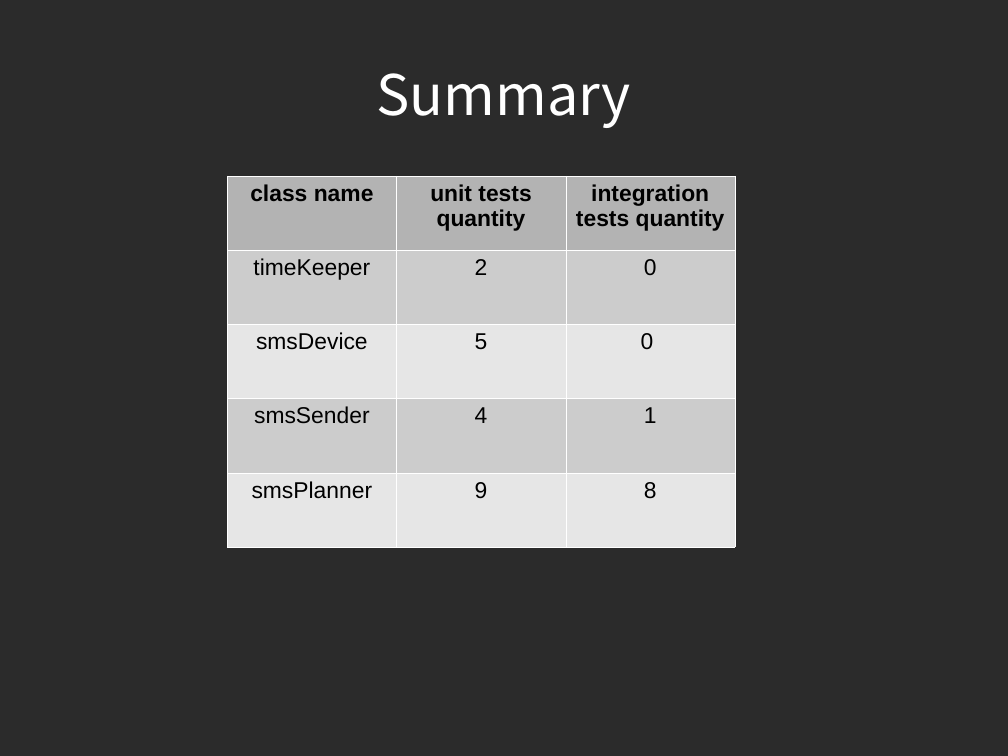
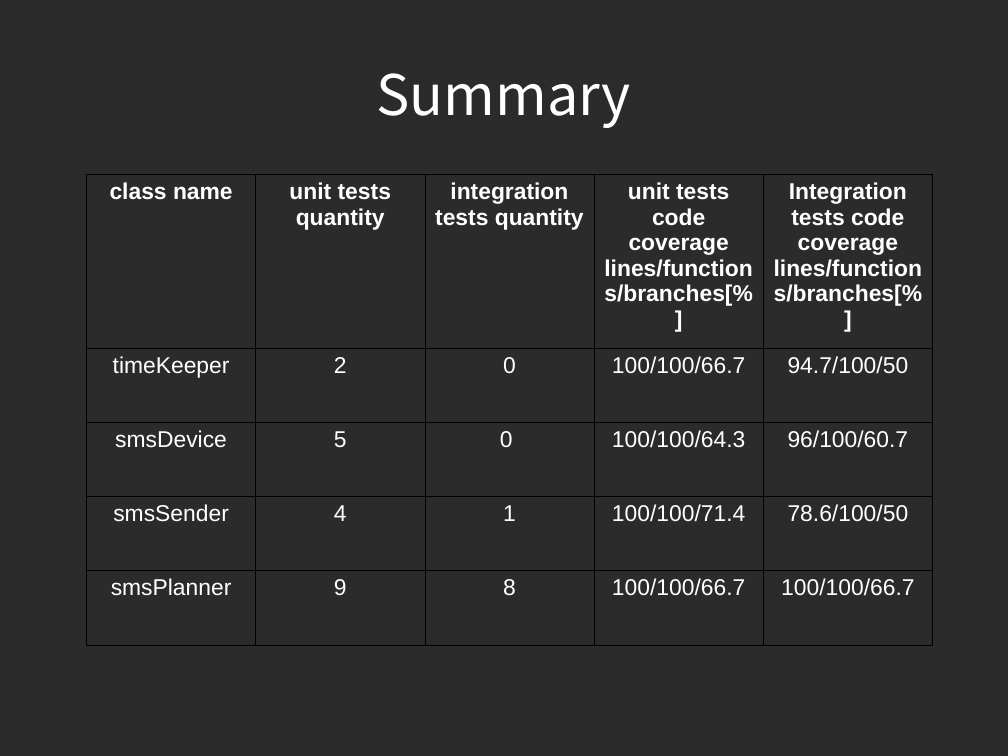
Before and after one commit to piotrek24061988/AutomaticTesting, a slide deck: slide 74 of module1/doc/AutomatedTesting.odp (slide 73 before the commit). Drawn at 1008x756 pixels with LibreOffice and Linux fonts; fonts in the diff are those of the drawing; background and template pictures are left out; a plain dark background stands for a picture behind light text. Boxes give left, top, right and bottom in pixels: in the first picture for what was removed or moved away, otherwise in the second. Text is boxed around its words. In the diff, an @@ line names an element or a change of style, - is before the commit and + after.

```diff
--- a/module1/doc/AutomatedTesting.odp
+++ b/module1/doc/AutomatedTesting.odp
@@ table at <box>87,174,933,600</box> @@
+column 4: unit tests code coverage lines/functions/branches[%] | 100/100/66.7 | 100/100/64.3 | 100/100/71.4 | 100/100/66.7
+column 5: Integration tests code coverage lines/functions/branches[%] | 94.7/100/50 | 96/100/60.7 | 78.6/100/50 | 100/100/66.7
@@ table: place and size @@
-table at <box>228,176,735,547</box>
+table at <box>87,174,933,600</box>
```
Also in this commit, not shown: 11 other slides changed, 2 slides added.
